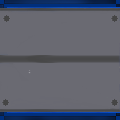
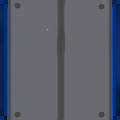
The second 120 x 120 image is a revision of the first. Changes to its layers:
painted on "Pasted Layer #5" over [0, 0, 21, 107]
painted on "Pasted Layer #4" over [0, 0, 120, 120]
painted on "Pasted Layer #3" over [0, 0, 120, 120]
painted on "Transformation" over [0, 0, 120, 120]
painted on "Pasted Layer #2" over [0, 0, 120, 120]
painted on "Pasted Layer #1" over [0, 0, 120, 120]
